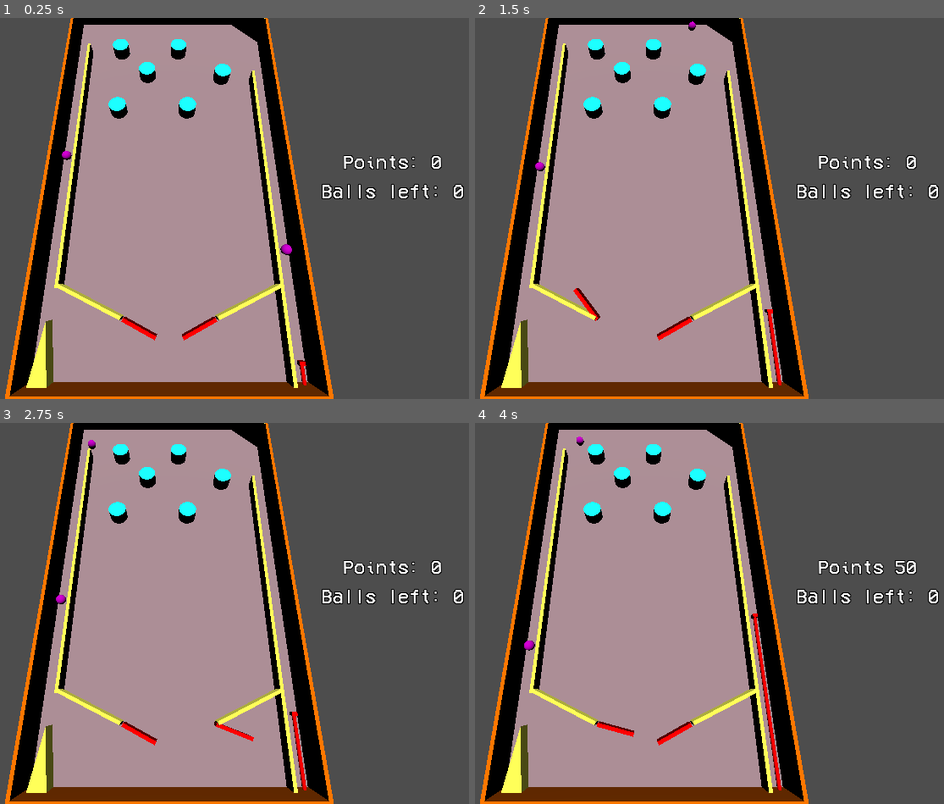
Above: before the commit, frames 1-4 (two rows, left to right).
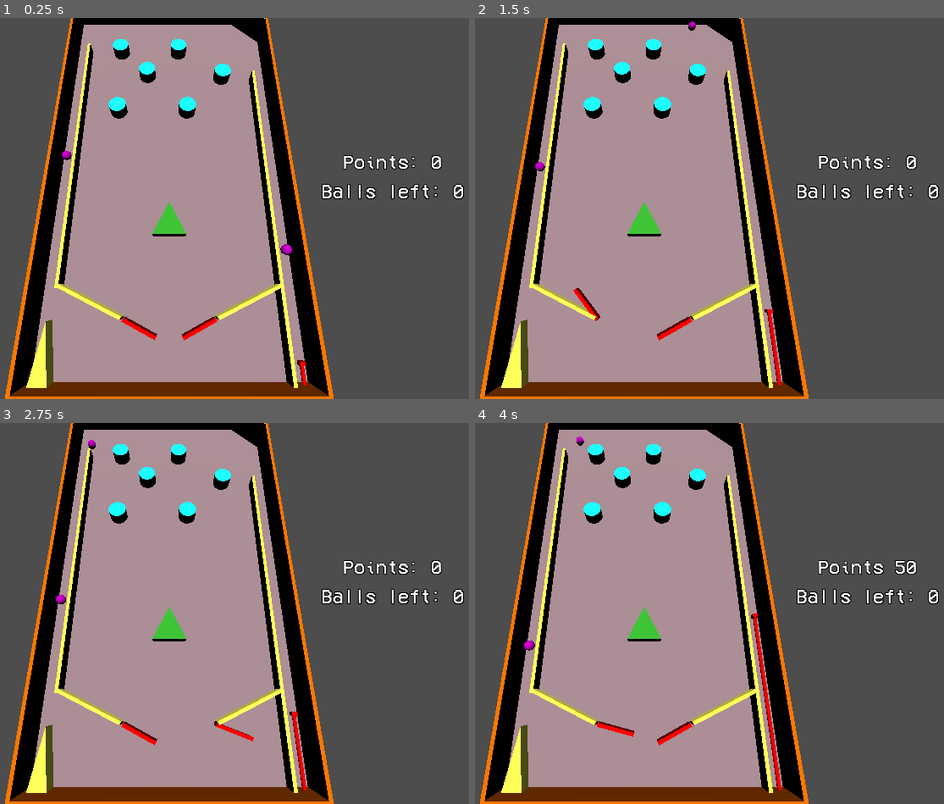
Above: after the commit, the same moments.

Repository: DrOtter3000/chaospinball
Game: Godot game, scene res://game.tscn
Two runs of this game, one before a commit and one after it. Both use one fixed random seed, a clock stepped at 60 frames per second and the inputs below.
Inputs:
- Up to frame 1 (0.25 s): no input
- Up to frame 2 (1.5 s): tap Enter at 0.5 s; hold D (right) 0.53-1.28 s; tap Space (fire) at 0.6, 1.35 s; hold A (left) from 1.28 s (still down)
- Up to frame 3 (2.75 s): release A (left) at 2.03 s; hold D (right) from 2.03 s (still down); tap Space (fire) at 2.1 s
- Up to frame 4 (4 s): tap Space (fire) at 2.85, 3.6 s; release D (right) at 3.53 s; hold A (left) from 3.53 s (still down)

The runs differ from the first frame. In frame 1, 0.4% of the frame differs, in the area x 32-40%, y 48-58%; in frame 2, 0.4%; in frame 3, 0.4%; in frame 4, 0.4%.

Commit message:
add TriangleOfFun

Diff:
--- /dev/null
+++ b/Materials/ChaoticStuffMaterial.tres
@@ -0,0 +1,4 @@
+[gd_resource type="StandardMaterial3D" format=3 uid="uid://dlvp0sax67iw1"]
+
+[resource]
+albedo_color = Color(0.223529, 0.764706, 0.188235, 1)
--- a/ball.gd
+++ b/ball.gd
@@ -9,7 +9,5 @@
 	var material = randi_range(0,2)
 	if material == 0:
 		physics_material_override.resource_path = "res://Materials/BallPhysicsMaterial.tres"
-		print(material)
 	elif material == 1:
 		physics_material_override.resource_path = "res://Materials/BallPhysicsMaterial_fullBounce.tres"
-		print(material)
--- a/machine.gd
+++ b/machine.gd
@@ -27,3 +27,16 @@
 	var particles = newParticles.instantiate()
 	add_child(particles)
 	particles.position = pos
+
+
+func _on_timer_timeout():
+	var change_status = randi_range(0,2)
+	print(change_status)
+	if change_status == 1:
+		$TriangleOfFun.scale = Vector3(1,1,1)
+		$TriangleOfFun.rotate_y(randi_range(-180, 180))
+	if change_status == 2:
+		$TriangleOfFun.scale = Vector3(1,1,1)
+		$TriangleOfFun.position.x = randi_range(-15, 15)
+	else:
+		$TriangleOfFun.scale = Vector3.ZERO
--- a/machine.tscn
+++ b/machine.tscn
@@ -8,6 +8,7 @@
 [ext_resource type="PackedScene" uid="uid://dkasn6282ygmh" path="res://bumper.tscn" id="4_71gy1"]
 [ext_resource type="PackedScene" uid="uid://cuak2ms6lc7pd" path="res://spring.tscn" id="4_ewm78"]
 [ext_resource type="PackedScene" uid="uid://6g0kymrh0ofu" path="res://teleporter_particles.tscn" id="6_r7f3o"]
+[ext_resource type="PackedScene" uid="uid://dpm11pff06y0f" path="res://triangle_of_fun.tscn" id="9_4yhct"]
 
 [sub_resource type="StandardMaterial3D" id="StandardMaterial3D_y8gbs"]
 albedo_color = Color(0.670588, 0.54902, 0.580392, 1)
@@ -320,5 +321,13 @@
 [node name="Marker3D4" type="Marker3D" parent="PortalExits"]
 transform = Transform3D(1, 0, 0, 0, 1, 0, 0, 0, 1, 33.4907, 3.49065, 56.4469)
 
+[node name="TriangleOfFun" parent="." instance=ExtResource("9_4yhct")]
+transform = Transform3D(1, 0, 0, 0, -4.37114e-08, -1, 0, 1, -4.37114e-08, 0, 2.5, -21.1616)
+
+[node name="Timer" type="Timer" parent="."]
+wait_time = 5.0
+autostart = true
+
 [connection signal="body_entered" from="GameOverArea" to="." method="_on_game_over_area_body_entered"]
 [connection signal="body_entered" from="Area3D" to="." method="_on_area_3d_body_entered"]
+[connection signal="timeout" from="Timer" to="." method="_on_timer_timeout"]
--- /dev/null
+++ b/triangle_of_fun.gd
@@ -0,0 +1,9 @@
+extends StaticBody3D
+
+
+@export var points = 25
+
+
+func _on_point_area_body_entered(body):
+	if body.is_in_group("Ball"):
+		Gamemanager.add_points(points)
--- /dev/null
+++ b/triangle_of_fun.tscn
@@ -0,0 +1,28 @@
+[gd_scene load_steps=5 format=3 uid="uid://dpm11pff06y0f"]
+
+[ext_resource type="Material" uid="uid://dlvp0sax67iw1" path="res://Materials/ChaoticStuffMaterial.tres" id="1_ssmlv"]
+[ext_resource type="Script" path="res://triangle_of_fun.gd" id="1_yg8lc"]
+
+[sub_resource type="ConcavePolygonShape3D" id="ConcavePolygonShape3D_e284v"]
+data = PackedVector3Array(0, 5, 2, 5, -5, 2, -5, -5, 2, 0, 5, -2, -5, -5, -2, 5, -5, -2, 0, 5, 2, 0, 5, -2, 5, -5, 2, 0, 5, -2, 5, -5, -2, 5, -5, 2, 0, 5, -2, 0, 5, 2, -5, -5, -2, 0, 5, 2, -5, -5, 2, -5, -5, -2, -5, -5, 2, 5, -5, 2, -5, -5, -2, 5, -5, 2, 5, -5, -2, -5, -5, -2)
+
+[sub_resource type="PrismMesh" id="PrismMesh_h4u73"]
+material = ExtResource("1_ssmlv")
+size = Vector3(10, 10, 4)
+
+[node name="TriangleOfFun" type="StaticBody3D"]
+script = ExtResource("1_yg8lc")
+
+[node name="CollisionShape3D" type="CollisionShape3D" parent="."]
+shape = SubResource("ConcavePolygonShape3D_e284v")
+
+[node name="MeshInstance3D" type="MeshInstance3D" parent="."]
+mesh = SubResource("PrismMesh_h4u73")
+
+[node name="PointArea" type="Area3D" parent="."]
+
+[node name="CollisionShape3D2" type="CollisionShape3D" parent="PointArea"]
+transform = Transform3D(1.1, 0, 0, 0, 1.1, 0, 0, 0, 1.1, 0, 0, 0)
+shape = SubResource("ConcavePolygonShape3D_e284v")
+
+[connection signal="body_entered" from="PointArea" to="." method="_on_point_area_body_entered"]
Not shown: 1 places in machine.tscn that only renumber resources
